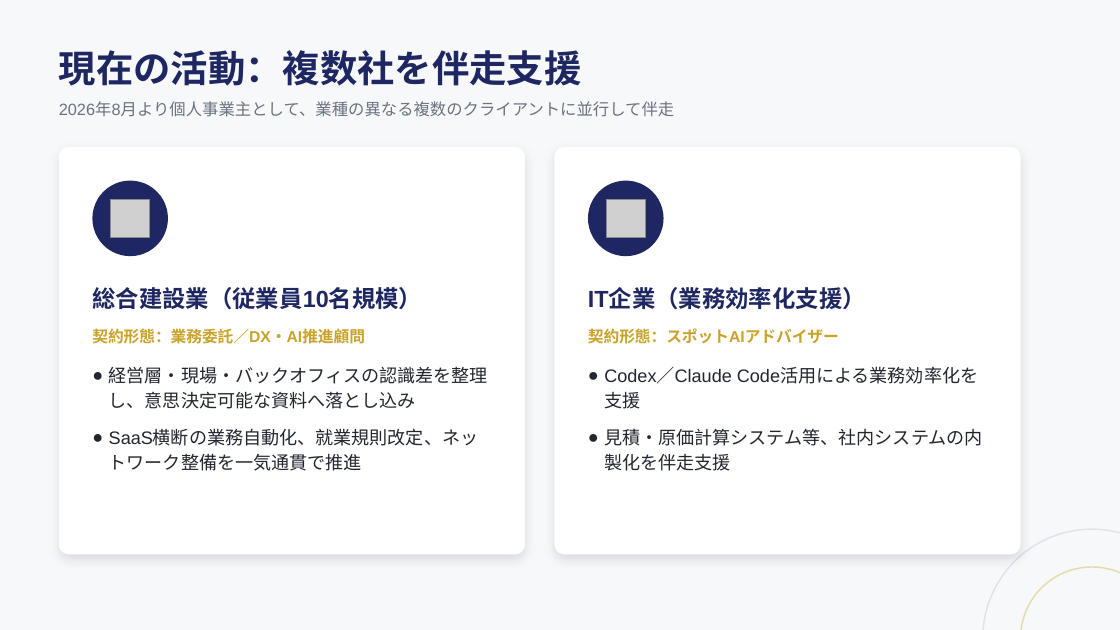
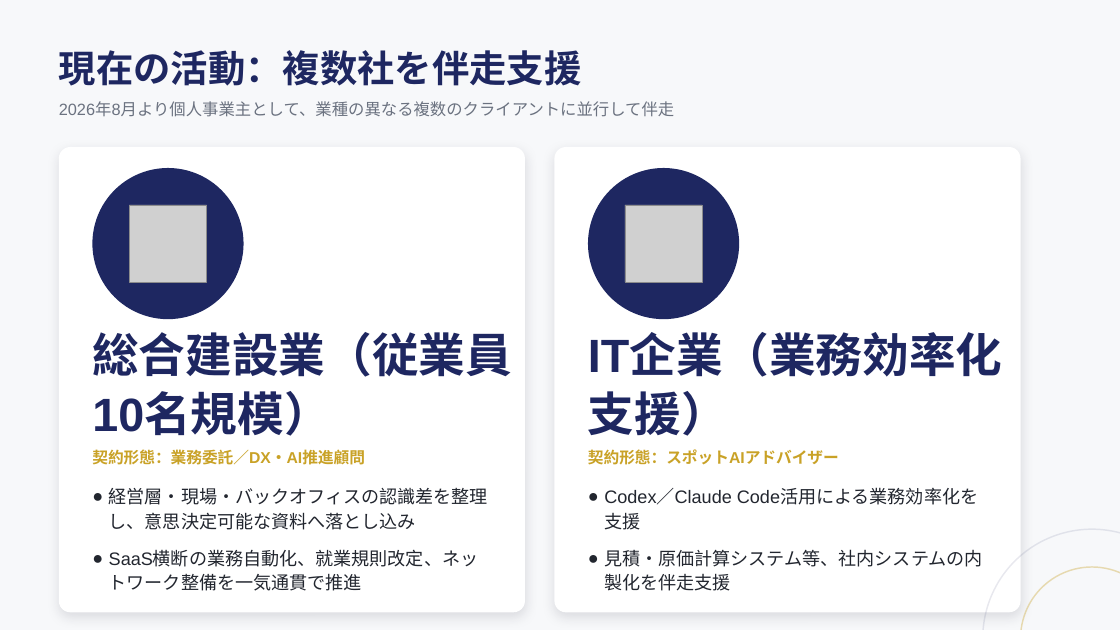
Before and after one commit to hioguitar/practice_20250730, a slide deck: slide 3 of 03_carrire/ポートフォリオ/日置俊行_ポートフォリオ.pptx. Drawn at 1120x630 pixels with LibreOffice and Linux fonts; fonts in the diff are those of the drawing; grey boxes stand for pictures. Boxes give left, top, right and bottom in pixels: in the first picture for what was removed or moved away, otherwise in the second. Text is boxed around its words. In the diff, an @@ line names an element or a change of style, - is before the commit and + after.

```diff
--- a/03_carrire/ポートフォリオ/日置俊行_ポートフォリオ.pptx
+++ b/03_carrire/ポートフォリオ/日置俊行_ポートフォリオ.pptx
@@ rounded rectangle: place and size @@
-rounded rectangle at [59, 147, 525, 555]
+rounded rectangle at [59, 147, 525, 613]
@@ rounded rectangle: place and size @@
-rounded rectangle at [555, 147, 1021, 555]
+rounded rectangle at [555, 147, 1021, 613]
@@ ellipse: place and size @@
-ellipse at [92, 181, 168, 256]
+ellipse at [92, 168, 244, 319]
@@ ellipse: place and size @@
-ellipse at [588, 181, 664, 256]
+ellipse at [588, 168, 739, 319]
@@ picture: place and size @@
-picture at [111, 199, 150, 238]
+picture at [129, 205, 207, 282]
@@ picture: place and size @@
-picture at [607, 199, 645, 238]
+picture at [625, 205, 702, 282]
@@ text "総合建設業（従業員10名規模）": place and size @@
-text "総合建設業（従業員10名規模）" at [92, 287, 422, 309]
+text "総合建設業（従業員10名規模）" at [92, 332, 512, 436]
@@ text "総合建設業（従業員10名規模）" at [92, 332, 512, 436]: size 20 to 40 pt; line spacing 1 to 1.05 @@
@@ text "IT企業（業務効率化支援）" at [588, 336, 1002, 436]: size 20 to 40 pt; line spacing 1 to 1.05 @@
@@ text "IT企業（業務効率化支援）": place and size @@
-text "IT企業（業務効率化支援）" at [588, 288, 866, 309]
+text "IT企業（業務効率化支援）" at [588, 336, 1002, 436]
@@ text "契約形態：業務委託／DX・AI推進顧問": place and size @@
-text "契約形態：業務委託／DX・AI推進顧問" at [92, 328, 365, 344]
+text "契約形態：業務委託／DX・AI推進顧問" at [92, 449, 365, 465]
@@ text "契約形態：スポットAIアドバイザー": place and size @@
-text "契約形態：スポットAIアドバイザー" at [588, 328, 839, 344]
+text "契約形態：スポットAIアドバイザー" at [588, 449, 839, 465]
@@ text "経営層・現場・バックオフィスの認識差を整理し、意思決定可能な資料へ落とし込み": place and size @@
-text "経営層・現場・バックオフィスの認識差を整理し、意思決定可能な資料へ落とし込み" at [109, 367, 488, 471]
+text "経営層・現場・バックオフィスの認識差を整理し、意思決定可能な資料へ落とし込み" at [109, 488, 488, 591]
@@ text "Codex／Claude Code活用による業務効率化を支援": place and size @@
-text "Codex／Claude Code活用による業務効率化を支援" at [604, 368, 982, 471]
+text "Codex／Claude Code活用による業務効率化を支援" at [604, 489, 982, 591]
```
Also in this commit, not shown: 1 other slide changed, 2 other files.
